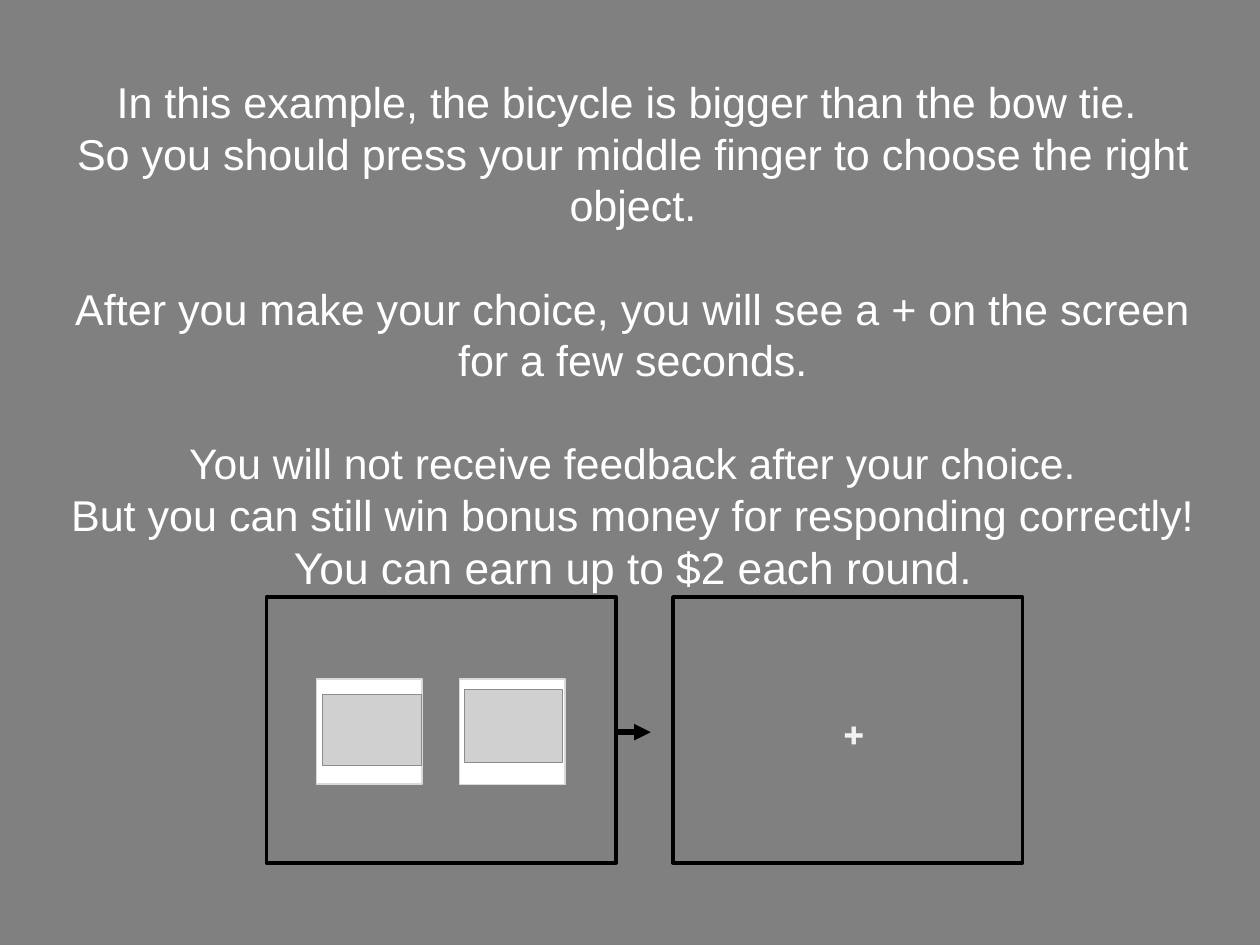
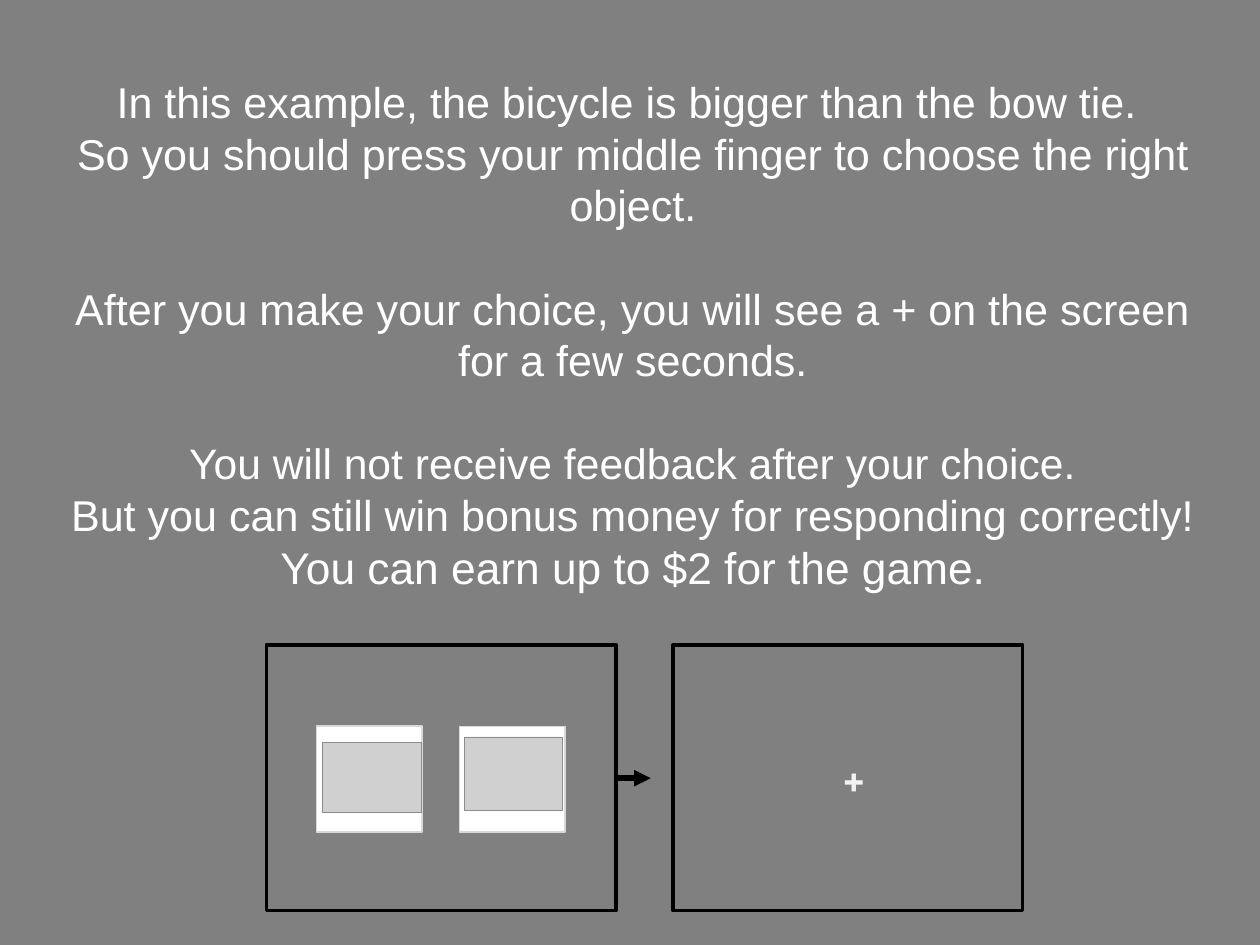
Before and after one commit to NatalieBiderman/Categories_fMRI_MTurk, a slide deck: slide 17 of static/Tools/fMRIDirections.pptx. Drawn at 1260x945 pixels with LibreOffice and Linux fonts; fonts in the diff are those of the drawing; grey boxes stand for pictures. Boxes give left, top, right and bottom in pixels: in the first picture for what was removed or moved away, otherwise in the second. Text is boxed around its words. In the diff, an @@ line names an element or a change of style, - is before the commit and + after.

```diff
--- a/static/Tools/fMRIDirections.pptx
+++ b/static/Tools/fMRIDirections.pptx
@@ subtitle at (71,500,1194,592): text changed @@
-But you can still win bonus money for responding correctly! You can earn up to $2 each round.
+But you can still win bonus money for responding correctly! You can earn up to $2 for the game.
@@ 4 rectangles, 2 pictures, 1 text: place and size @@
-4 rectangles, 2 pictures, 1 text at (267,597,1023,863)
+4 rectangles, 2 pictures, 1 text at (267,645,1023,911)
@@ arrow moved from (616, 732) - (651, 732) to (616, 778) - (651, 778) @@
```
Also in this commit, not shown: 5 other slides changed, 11 other files.
